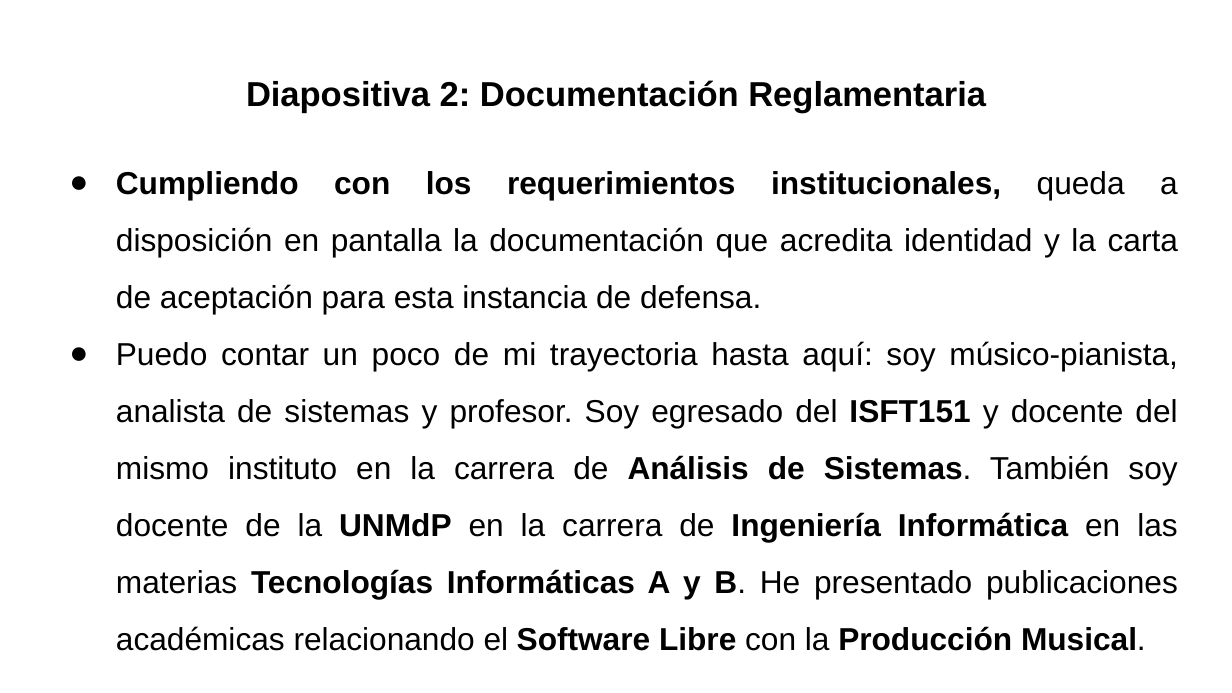
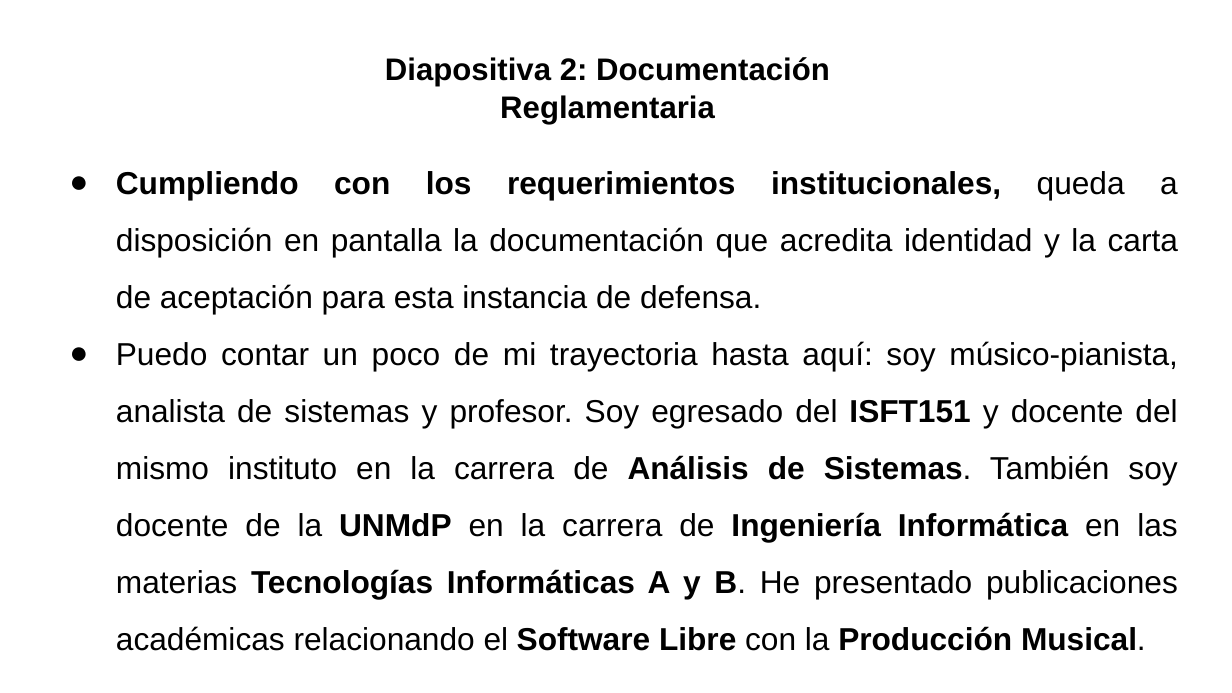
Before and after one commit to gabrielinuz/gabrielinuz.github.io, a slide deck: slide 3 of doc/GUION_DE_DEFENSA_LTE.pptx. Drawn at 1232x693 pixels with LibreOffice and Linux fonts; fonts in the diff are those of the drawing. Boxes give left, top, right and bottom in pixels: in the first picture for what was removed or moved away, otherwise in the second. Text is boxed around its words. In the diff, an @@ line names an element or a change of style, - is before the commit and + after.

```diff
--- a/doc/GUION_DE_DEFENSA_LTE.pptx
+++ b/doc/GUION_DE_DEFENSA_LTE.pptx
@@ title "Diapositiva 2: Documentación Reglamentaria": place and size @@
-title "Diapositiva 2: Documentación Reglamentaria" at (246,80,986,114)
+title "Diapositiva 2: Documentación Reglamentaria" at (385,57,830,124)
@@ title "Diapositiva 2: Documentación Reglamentaria" at (385,57,830,124): size 20.2 to 18.2 pt @@
```
Also in this commit, not shown: 16 other slides changed, 1 other file.
